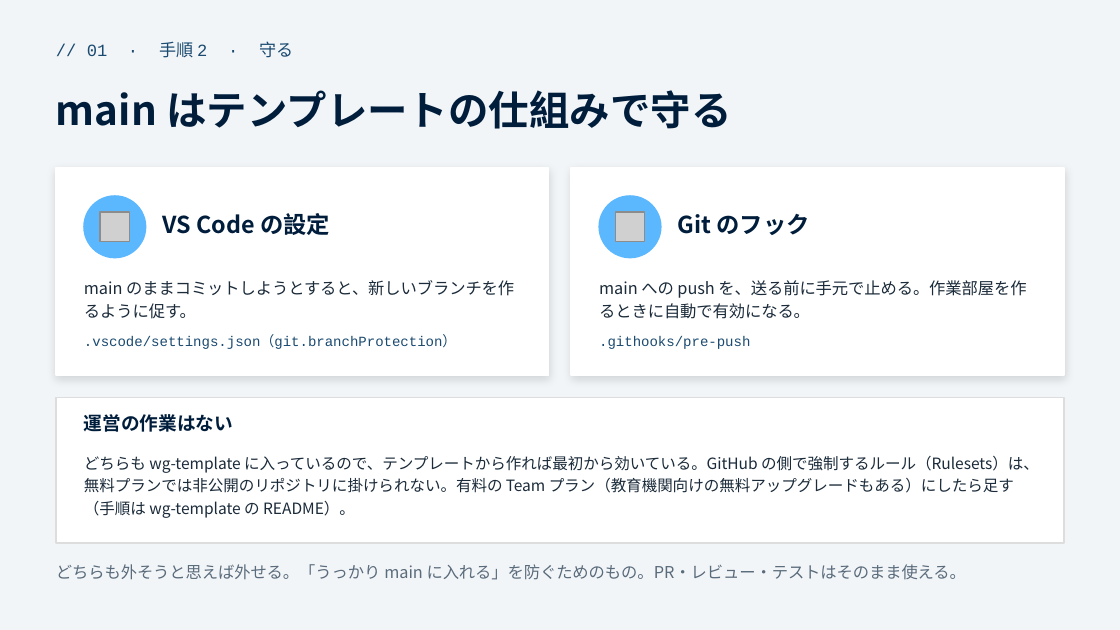
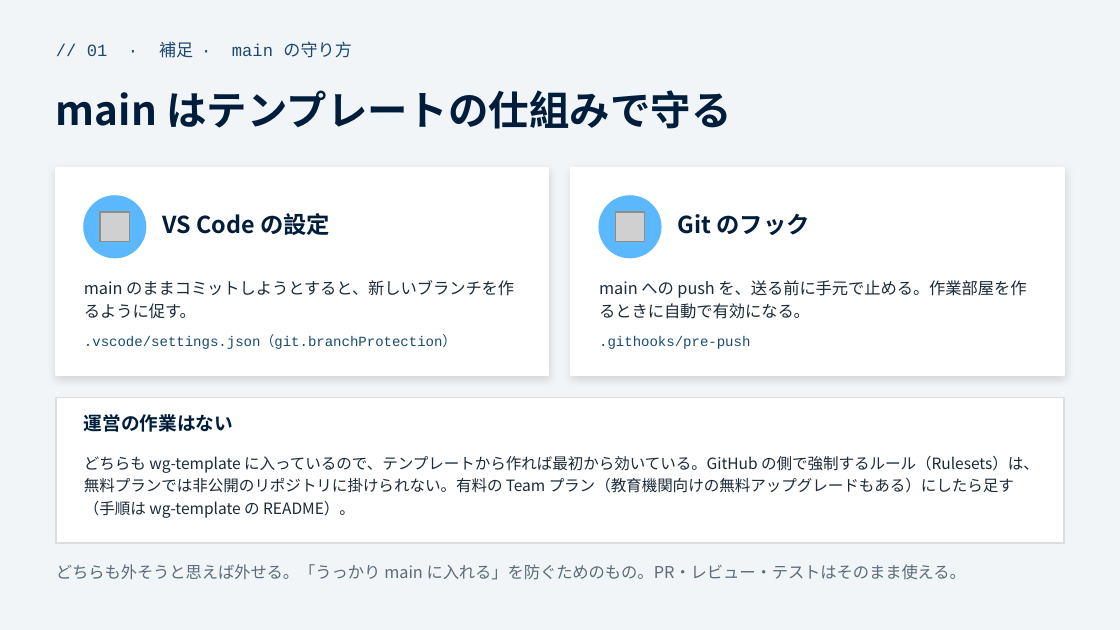
Before and after one commit to funITclub/homepage, a slide deck: slide 5 of docs/WG立ち上げガイド/01_リポジトリの作り方と運用.pptx (slide 4 before the commit). Drawn at 1120x630 pixels with LibreOffice and Linux fonts; fonts in the diff are those of the drawing; grey boxes stand for pictures. Boxes give left, top, right and bottom in pixels: in the first picture for what was removed or moved away, otherwise in the second. Text is boxed around its words. In the diff, an @@ line names an element or a change of style, - is before the commit and + after.

```diff
--- a/docs/WG立ち上げガイド/01_リポジトリの作り方と運用.pptx
+++ b/docs/WG立ち上げガイド/01_リポジトリの作り方と運用.pptx
@@ text at (87,41,352,58): text changed @@
-// 01 · 手順 2 · 守る
+// 01 · 補足 · main の守り方
```
Also in this commit, not shown: 3 other slides changed, 1 slide added, 4 other files.
